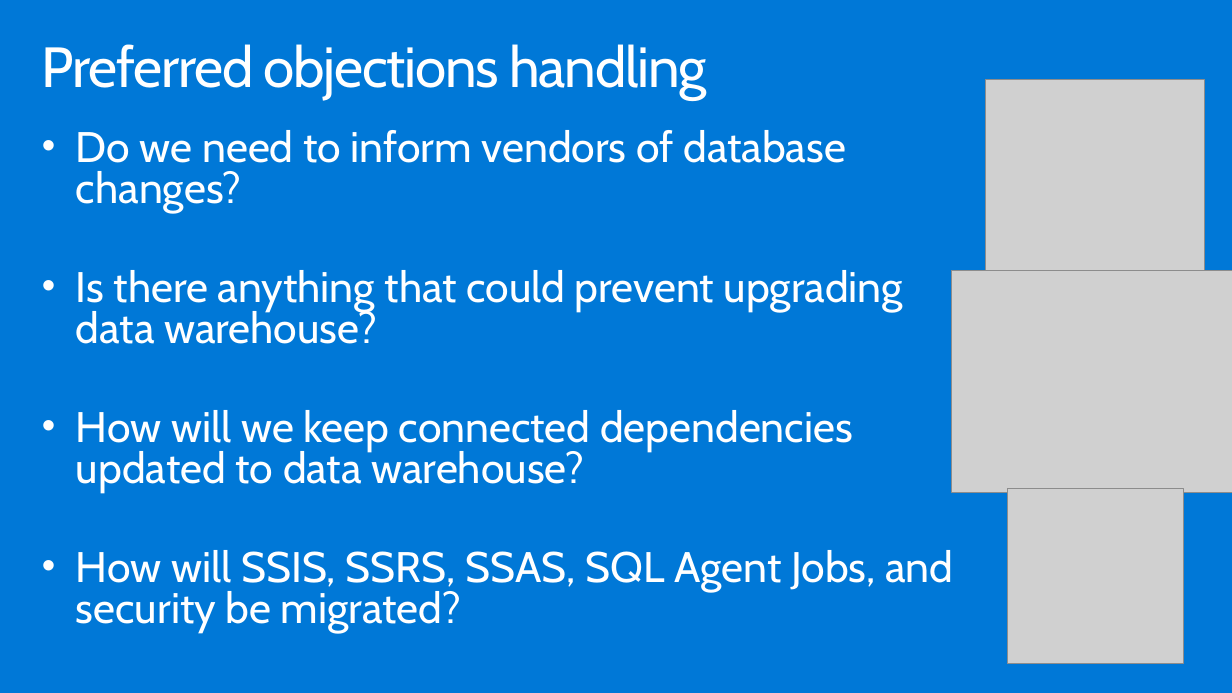
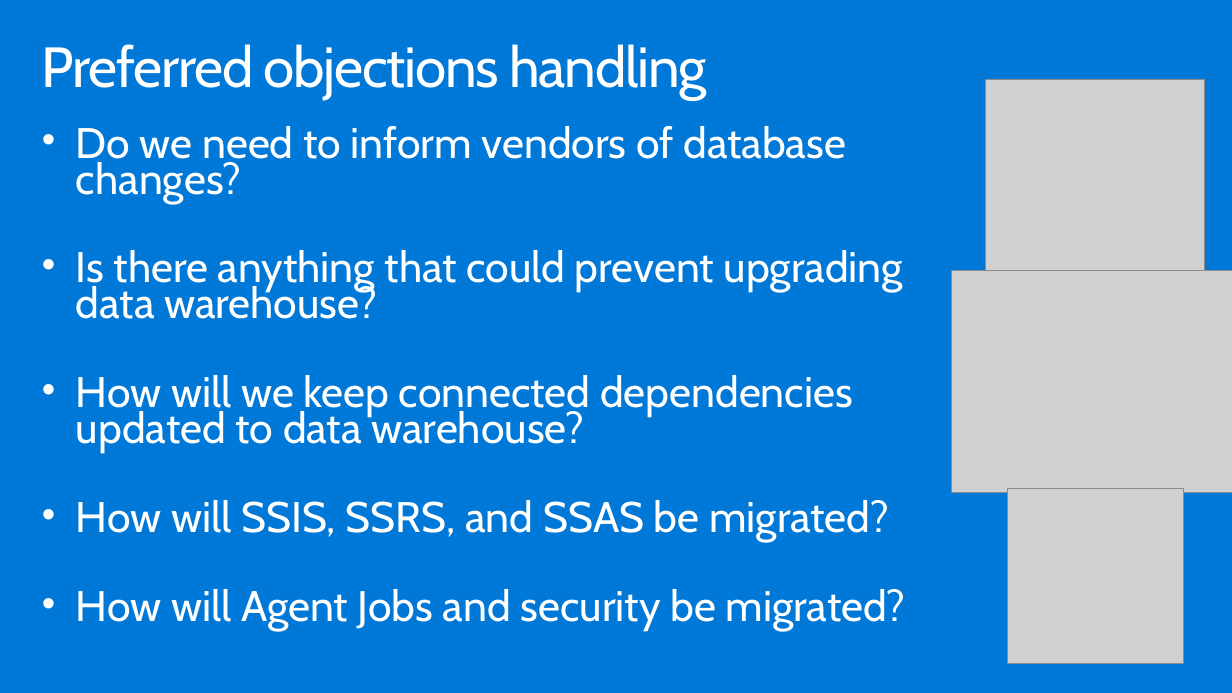
Before and after one commit to tejaswini972/MCW-Data-Platform-upgrade-and-migration, a slide deck: slide 25 of Whiteboard design session/WDS trainer presentation - Data platform upgrade and migration.pptx. Drawn at 1232x693 pixels with LibreOffice and Linux fonts; fonts in the diff are those of the drawing; grey boxes stand for pictures. Boxes give left, top, right and bottom in pixels: in the first picture for what was removed or moved away, otherwise in the second. Text is boxed around its words. In the diff, an @@ line names an element or a change of style, - is before the commit and + after.

```diff
--- a/Whiteboard design session/WDS trainer presentation - Data platform upgrade and migration.pptx
+++ b/Whiteboard design session/WDS trainer presentation - Data platform upgrade and migration.pptx
@@ text at (x1=76, y1=126, x2=903, y2=453): line spacing 0.8 to 0.7 @@
@@ text at (x1=76, y1=500, x2=906, y2=631): text changed @@
-• How will SSIS, SSRS, SSAS, SQL Agent Jobs, and security be migrated?
+• How will SSIS, SSRS, and SSAS be migrated?
+• How will Agent Jobs and security be migrated?
```
Also in this commit, not shown: 3 other slides changed, 1 other file.
